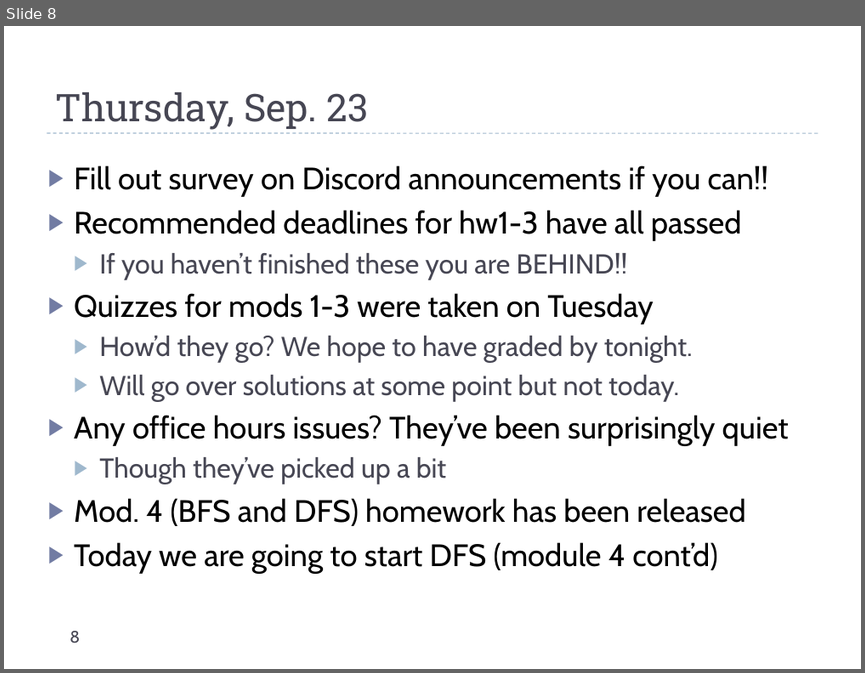
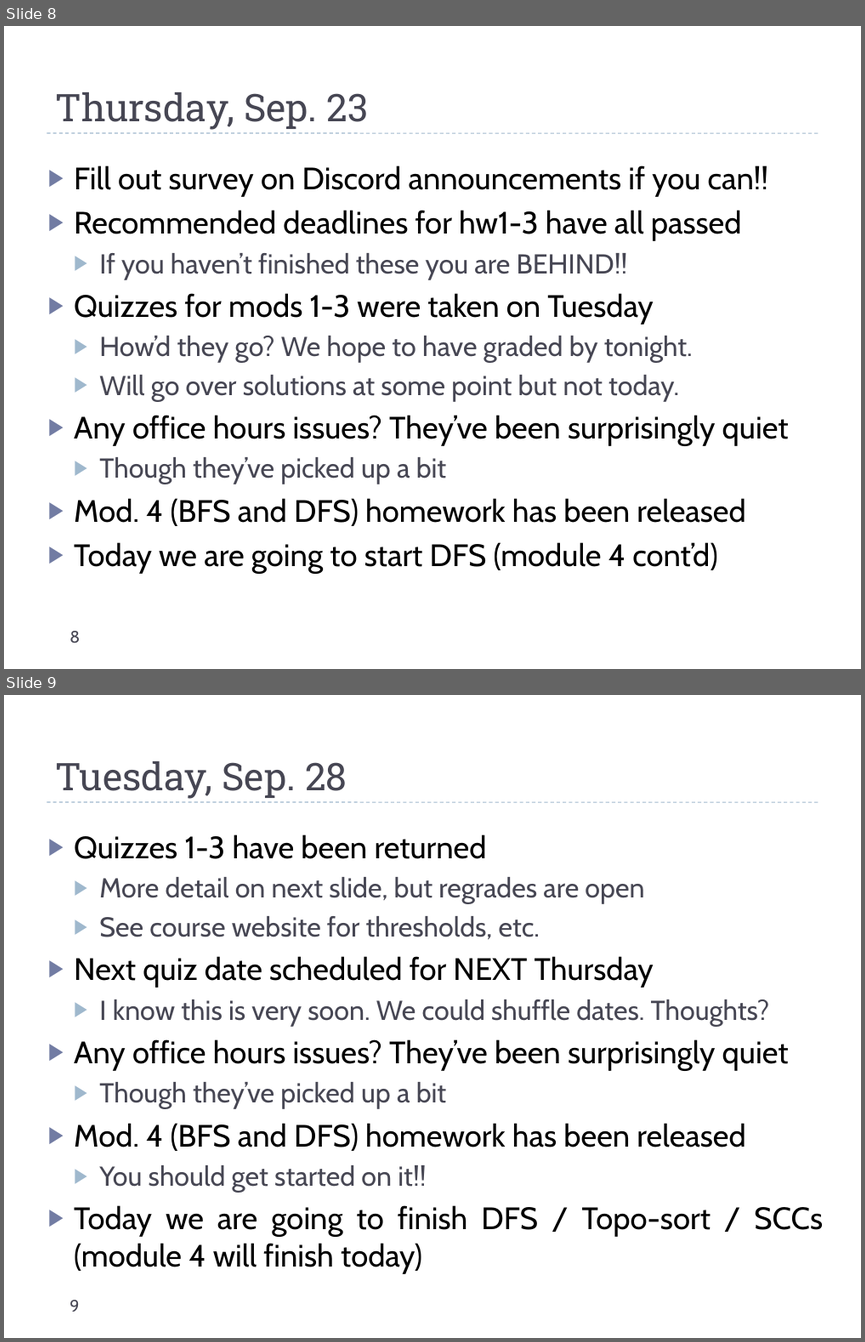
Before and after one commit to uva-cs/cs4102-f21, a slide deck: slides/dailyannouncements_mf.pptx. Shown one above the other, each under a label of ours: slide 8 before the commit, slides 8 and 9 after it. The pictures are 865x673 and 865x1342 pixels, drawn with LibreOffice and Linux fonts; fonts in the diff are those of the drawing. Boxes give left, top, right and bottom in pixels: in the first picture for what was removed or moved away, otherwise in the second. Text is boxed around its words. In the diff, an @@ line names an element or a change of style, - is before the commit and + after.

```diff
--- a/slides/dailyannouncements_mf.pptx
+++ b/slides/dailyannouncements_mf.pptx
@@ slide 9 added at (4,695,861,1338), background #FFFFFF; not listed: 1 template element that a slide beside it also shows @@
@@ title added at (55,761,347,799), 32 pt, text #464653 @@
+Tuesday, Sep. 28
@@ text added at (74,834,823,1273), 26 pt, text #000000 @@
+▶ Quizzes 1-3 have been returned
+  ▶ More detail on next slide, but regrades are open
+  ▶ See course website for thresholds, etc.
+▶ Next quiz date scheduled for NEXT Thursday
+  ▶ I know this is very soon. We could shuffle dates. Thoughts?
+▶ Any office hours issues? They’ve been surprisingly quiet
+  ▶ Though they’ve picked up a bit
+▶ Mod. 4 (BFS and DFS) homework has been released
+  ▶ You should get started on it!!
+▶ Today we are going to finish DFS / Topo-sort / SCCs (module 4 will finish today)
@@ page number added at (69,1299,79,1311), 14 pt, text #464653 @@
+9
```
Also in this commit, not shown: 1 other slide added.
